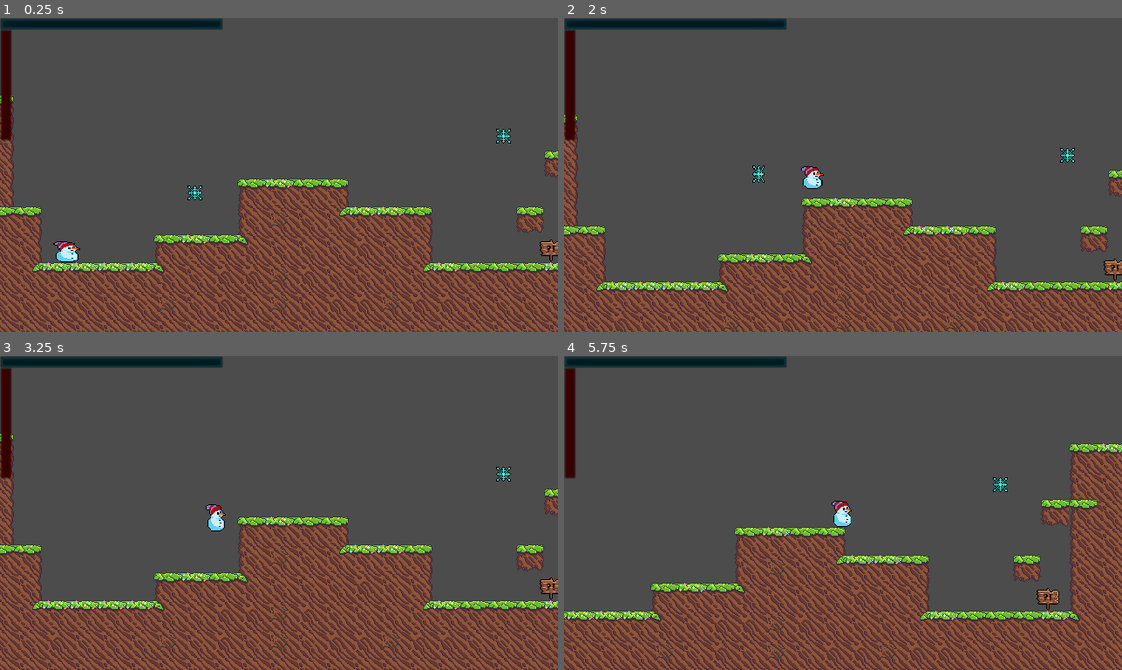
Above: before the commit, frames 1-4 (two rows, left to right).
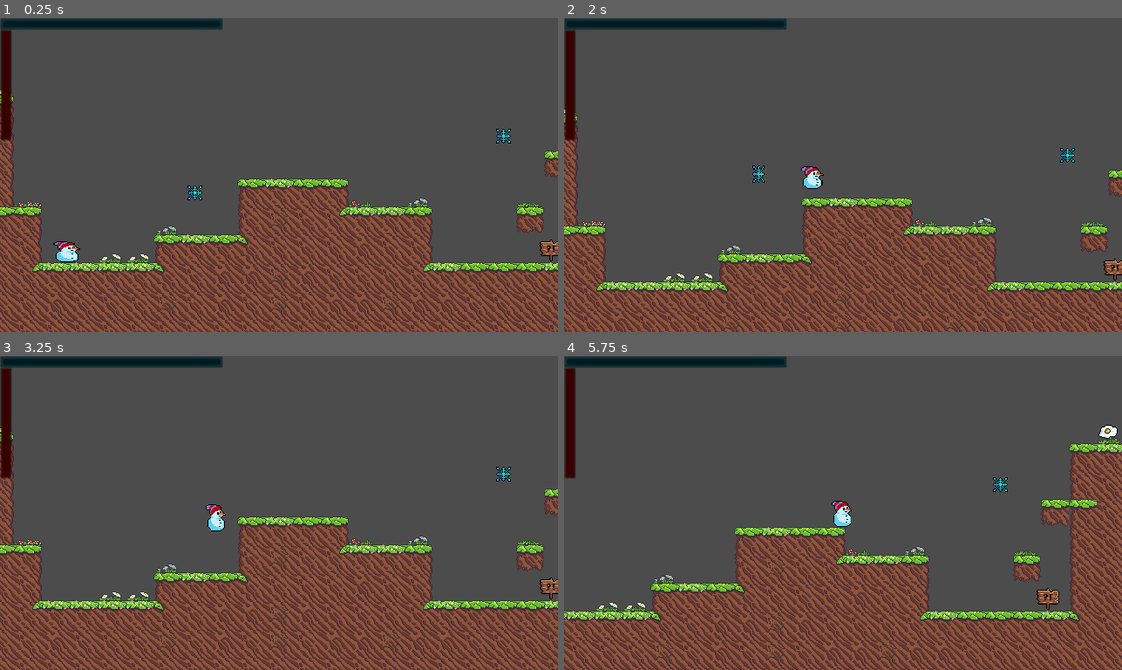
Above: after the commit, the same moments.

Repository: dmitriy-shmilo/spring-jam-2021
Game: Godot game, scene res://game_screen/game_screen.tscn
Two runs of this game, one before a commit and one after it. Both use one fixed random seed, a clock stepped at 60 frames per second and the inputs below.
Inputs:
- Up to frame 1 (0.25 s): no input
- Up to frame 2 (2 s): tap Enter at 0.5 s; hold D (right) from 0.53 s (still down); tap W (up) at 0.77, 1.52 s
- Up to frame 3 (3.25 s): release D (right) at 2.03 s; hold A (left) 2.03-2.78 s; hold D (right) from 2.78 s (still down); tap W (up) at 3.02 s
- Up to frame 4 (5.75 s): tap W (up) at 3.77, 4.52 s; release D (right) at 4.28 s; hold A (left) 4.28-5.03 s; hold D (right) from 5.03 s (still down)

The runs differ from the first frame. In frame 1, 0.5% of the frame differs, in the area x 0-97%, y 23-79%; in frame 2, 0.5%; in frame 3, 0.5%; in frame 4, 0.6%, in the area x 5-100%, y 21-82%.

Commit message:
Add basic clutter tileset.

Diff:
--- /dev/null
+++ b/src/game_screen/clutter_tileset.tres
@@ -0,0 +1,103 @@
+[gd_resource type="TileSet" load_steps=2 format=2]
+
+[ext_resource path="res://assets/spritesheet.png" type="Texture" id=1]
+
+[resource]
+0/name = "spritesheet.png 0"
+0/texture = ExtResource( 1 )
+0/tex_offset = Vector2( 0, 0 )
+0/modulate = Color( 1, 1, 1, 1 )
+0/region = Rect2( 128, 64, 32, 32 )
+0/tile_mode = 0
+0/occluder_offset = Vector2( 0, 0 )
+0/navigation_offset = Vector2( 0, 0 )
+0/shape_offset = Vector2( 0, 0 )
+0/shape_transform = Transform2D( 1, 0, 0, 1, 0, 0 )
+0/shape_one_way = false
+0/shape_one_way_margin = 0.0
+0/shapes = [  ]
+0/z_index = 0
+1/name = "spritesheet.png 1"
+1/texture = ExtResource( 1 )
+1/tex_offset = Vector2( 0, 0 )
+1/modulate = Color( 1, 1, 1, 1 )
+1/region = Rect2( 160, 96, 32, 32 )
+1/tile_mode = 0
+1/occluder_offset = Vector2( 0, 0 )
+1/navigation_offset = Vector2( 0, 0 )
+1/shape_offset = Vector2( 0, 0 )
+1/shape_transform = Transform2D( 1, 0, 0, 1, 0, 0 )
+1/shape_one_way = false
+1/shape_one_way_margin = 0.0
+1/shapes = [  ]
+1/z_index = 0
+2/name = "spritesheet.png 2"
+2/texture = ExtResource( 1 )
+2/tex_offset = Vector2( 0, 0 )
+2/modulate = Color( 1, 1, 1, 1 )
+2/region = Rect2( 128, 96, 32, 32 )
+2/tile_mode = 0
+2/occluder_offset = Vector2( 0, 0 )
+2/navigation_offset = Vector2( 0, 0 )
+2/shape_offset = Vector2( 0, 0 )
+2/shape_transform = Transform2D( 1, 0, 0, 1, 0, 0 )
+2/shape_one_way = false
+2/shape_one_way_margin = 0.0
+2/shapes = [  ]
+2/z_index = 0
+3/name = "spritesheet.png 3"
+3/texture = ExtResource( 1 )
+3/tex_offset = Vector2( 0, 0 )
+3/modulate = Color( 1, 1, 1, 1 )
+3/region = Rect2( 128, 128, 32, 32 )
+3/tile_mode = 0
+3/occluder_offset = Vector2( 0, 0 )
+3/navigation_offset = Vector2( 0, 0 )
+3/shape_offset = Vector2( 0, 0 )
+3/shape_transform = Transform2D( 1, 0, 0, 1, 0, 0 )
+3/shape_one_way = false
+3/shape_one_way_margin = 0.0
+3/shapes = [  ]
+3/z_index = 0
+4/name = "spritesheet.png 4"
+4/texture = ExtResource( 1 )
+4/tex_offset = Vector2( 0, 0 )
+4/modulate = Color( 1, 1, 1, 1 )
+4/region = Rect2( 160, 128, 32, 32 )
+4/tile_mode = 0
+4/occluder_offset = Vector2( 0, 0 )
+4/navigation_offset = Vector2( 0, 0 )
+4/shape_offset = Vector2( 0, 0 )
+4/shape_transform = Transform2D( 1, 0, 0, 1, 0, 0 )
+4/shape_one_way = false
+4/shape_one_way_margin = 0.0
+4/shapes = [  ]
+4/z_index = 0
+5/name = "spritesheet.png 5"
+5/texture = ExtResource( 1 )
+5/tex_offset = Vector2( 0, 0 )
+5/modulate = Color( 1, 1, 1, 1 )
+5/region = Rect2( 192, 96, 32, 32 )
+5/tile_mode = 0
+5/occluder_offset = Vector2( 0, 0 )
+5/navigation_offset = Vector2( 0, 0 )
+5/shape_offset = Vector2( 0, 0 )
+5/shape_transform = Transform2D( 1, 0, 0, 1, 0, 0 )
+5/shape_one_way = false
+5/shape_one_way_margin = 0.0
+5/shapes = [  ]
+5/z_index = 0
+6/name = "spritesheet.png 6"
+6/texture = ExtResource( 1 )
+6/tex_offset = Vector2( 0, 0 )
+6/modulate = Color( 1, 1, 1, 1 )
+6/region = Rect2( 192, 128, 32, 32 )
+6/tile_mode = 0
+6/occluder_offset = Vector2( 0, 0 )
+6/navigation_offset = Vector2( 0, 0 )
+6/shape_offset = Vector2( 0, 0 )
+6/shape_transform = Transform2D( 1, 0, 0, 1, 0, 0 )
+6/shape_one_way = false
+6/shape_one_way_margin = 0.0
+6/shapes = [  ]
+6/z_index = 0
--- a/src/game_screen/levels/level0.tscn
+++ b/src/game_screen/levels/level0.tscn
@@ -1,9 +1,10 @@
-[gd_scene load_steps=5 format=2]
+[gd_scene load_steps=6 format=2]
 
 [ext_resource path="res://game_screen/earth_tileset.tres" type="TileSet" id=1]
 [ext_resource path="res://game_screen/goal.tscn" type="PackedScene" id=2]
 [ext_resource path="res://game_screen/levels/level.gd" type="Script" id=3]
 [ext_resource path="res://game_screen/bonus_pickup.tscn" type="PackedScene" id=4]
+[ext_resource path="res://game_screen/clutter_tileset.tres" type="TileSet" id=5]
 
 [node name="Level" type="Node2D"]
 script = ExtResource( 3 )
@@ -22,6 +23,21 @@
 [node name="IceCream3" parent="." instance=ExtResource( 4 )]
 position = Vector2( 718.538, 82.1347 )
 
+[node name="FrontClutter" type="TileMap" parent="."]
+position = Vector2( 0, 1 )
+tile_set = ExtResource( 5 )
+cell_size = Vector2( 32, 32 )
+format = 1
+tile_data = PoolIntArray( -65513, 3, 0, 327679, 4, 0, 262165, 2, 0, 524288, 5, 0, 524302, 3, 0, 589829, 3, 0, 655364, 1, 0 )
+
+[node name="BackClutter" type="TileMap" parent="."]
+position = Vector2( 0, 1 )
+z_index = -1
+tile_set = ExtResource( 5 )
+cell_size = Vector2( 32, 32 )
+format = 1
+tile_data = PoolIntArray( -65513, 0, 0, 262165, 0, 0, 524300, 6, 0, 524306, 2, 0, 655363, 1, 0 )
+
 [node name="TileMap" type="TileMap" parent="."]
 tile_set = ExtResource( 1 )
 cell_size = Vector2( 32, 32 )
Binary file changed: src/assets/spritesheet.aseprite
Binary file changed: src/assets/spritesheet.png
